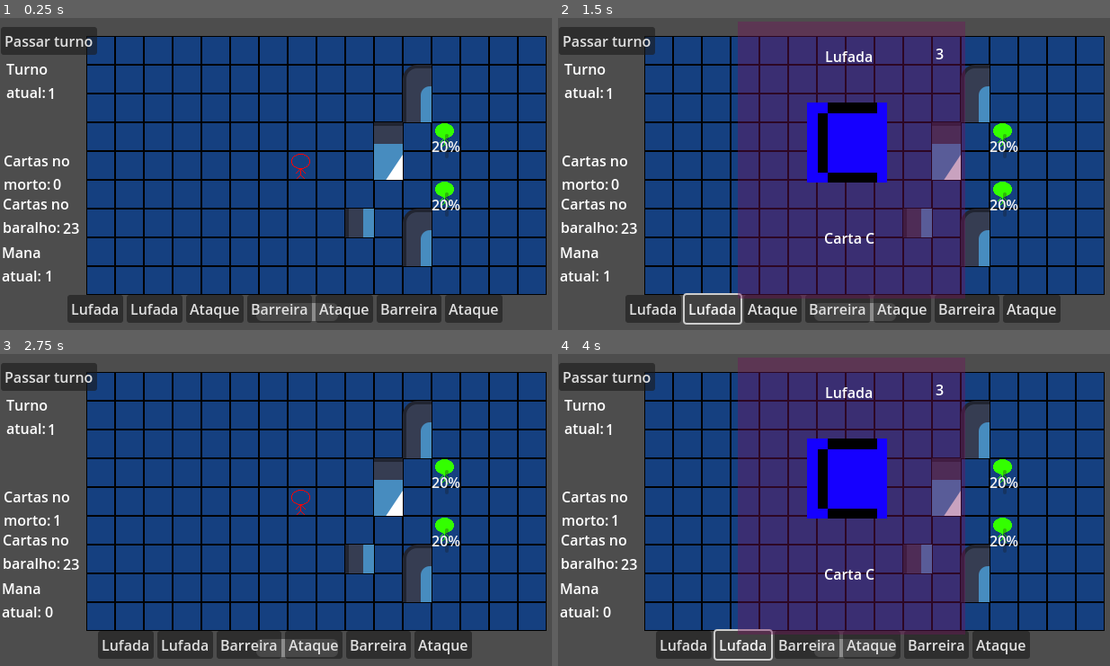
Above: before the commit, frames 1-4 (two rows, left to right).
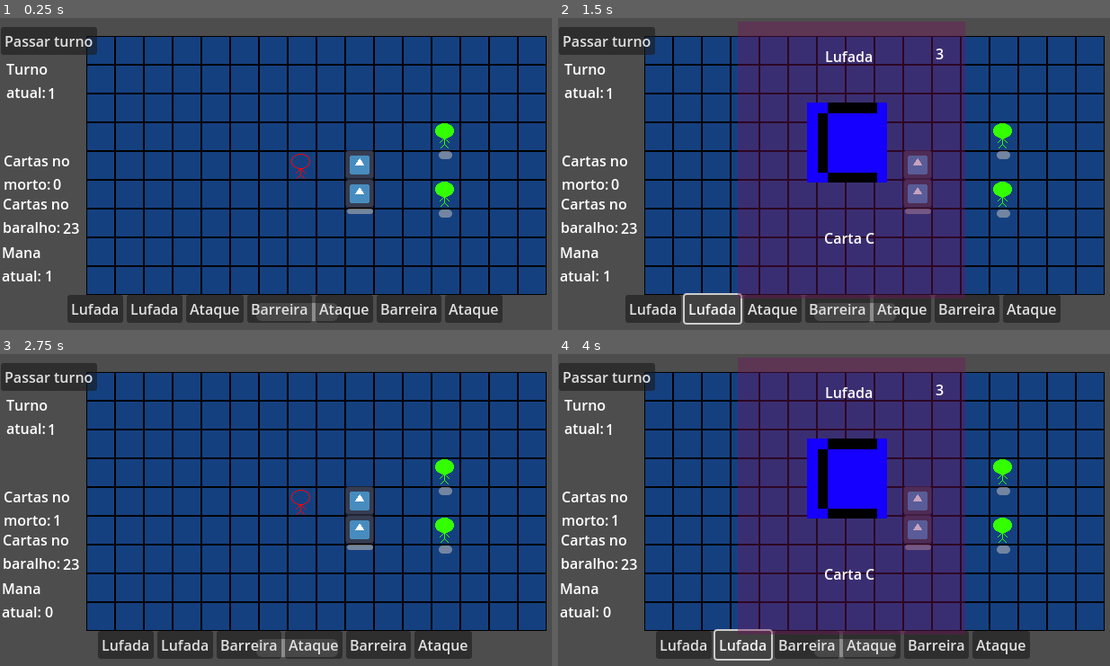
Above: after the commit, the same moments.

Repository: gdp-ufrj/alikia
Game: Godot game, scene res://Scenes/main_game.tscn
Same seed, same stepped clock (60 frames per second), same inputs: the game is played once before the commit and once after it. This scene is started directly instead of the project's main scene. The engine's default icon, where the game draws it, is replaced by a stand-in: a white triangle on a blue panel in a dark square.
Inputs:
- Up to frame 1 (0.25 s): no input
- Up to frame 2 (1.5 s): click "Lufada" at 0.5 s; click "Lufada" at 1.25 s
- Up to frame 3 (2.75 s): click "Ataque" at 2 s
- Up to frame 4 (4 s): click "Lufada" at 2.75 s; click "Lufada" at 3.5 s

The runs differ from the first frame. In frame 1, 4.6% of the frame differs, in the area x 62-84%, y 14-80%; in frame 2, 4.6%; in frame 3, 4.6%; in frame 4, 4.6%.

Commit message:
feat: obstaculos

Diff:
--- a/Resources/Cards/A.tres
+++ b/Resources/Cards/A.tres
@@ -9,4 +9,3 @@
 mana = 1
 name = "Ataque"
 description = "Carta A"
-card_type = 0
--- a/Resources/Cards/B.tres
+++ b/Resources/Cards/B.tres
@@ -9,4 +9,3 @@
 mana = 2
 name = "Barreira"
 description = "Carta B"
-card_type = 1
--- a/Resources/Cards/C.tres
+++ b/Resources/Cards/C.tres
@@ -9,4 +9,3 @@
 mana = 3
 name = "Lufada"
 description = "Carta C"
-card_type = 2
--- a/Scenes/battle.tscn
+++ b/Scenes/battle.tscn
@@ -8,6 +8,7 @@
 [ext_resource type="Script" path="res://Scripts/Battle/grid.gd" id="5_apr0j"]
 [ext_resource type="PackedScene" uid="uid://cbbvbnmd7l68d" path="res://Scenes/enemy.tscn" id="6_ot51i"]
 [ext_resource type="Script" path="res://Scripts/Battle/Enemy/enemies.gd" id="7_fmiyn"]
+[ext_resource type="PackedScene" uid="uid://di6jpi8skxc8h" path="res://Scenes/obstacle.tscn" id="9_gnhac"]
 
 [sub_resource type="TileSetAtlasSource" id="TileSetAtlasSource_ypkjx"]
 texture = ExtResource("1_u3tvo")
@@ -83,7 +84,7 @@
 layer_2/y_sort_enabled = false
 layer_2/y_sort_origin = 0
 layer_2/z_index = 0
-layer_2/tile_data = PackedInt32Array(-131069, 65538, 0, -65533, 65538, 1, 65540, 2, 0, 131076, 2, 1, 65538, 2, 1, -262140, 2, 0, -196604, 2, 1)
+layer_2/tile_data = PackedInt32Array()
 script = ExtResource("5_apr0j")
 
 [node name="PlayerHealthBar" type="ProgressBar" parent="."]
@@ -116,4 +117,7 @@
 [node name="Marker2D2" type="Marker2D" parent="."]
 position = Vector2(271, 77)
 
+[node name="obstacle" parent="." instance=ExtResource("9_gnhac")]
+position = Vector2(64, -1)
+
 [connection signal="move_enemies" from="." to="Enemies" method="_on_battle_move_enemies"]
--- a/Scenes/enemy.tscn
+++ b/Scenes/enemy.tscn
@@ -10,5 +10,10 @@
 texture = ExtResource("1_wx0l2")
 
 [node name="HealthBar" type="ProgressBar" parent="."]
-offset_right = 4.0
-offset_bottom = 27.0
+offset_left = -7.0
+offset_top = 19.0
+offset_right = 8.0
+offset_bottom = 28.0
+max_value = 20.0
+step = 1.0
+show_percentage = false
--- /dev/null
+++ b/Scenes/obstacle.tscn
@@ -0,0 +1,26 @@
+[gd_scene load_steps=3 format=3 uid="uid://di6jpi8skxc8h"]
+
+[ext_resource type="Texture2D" uid="uid://cp7cue2ma2tp6" path="res://Assets/icon.svg" id="1_j2rlt"]
+[ext_resource type="Script" path="res://Scripts/Battle/Obstacle/obstacle.gd" id="1_tamxu"]
+
+[node name="obstacle" type="Node2D"]
+script = ExtResource("1_tamxu")
+
+[node name="Sprite2D" type="Sprite2D" parent="."]
+position = Vector2(16, 16)
+scale = Vector2(0.25, 0.25)
+texture = ExtResource("1_j2rlt")
+
+[node name="Sprite2D2" type="Sprite2D" parent="."]
+position = Vector2(16, -16)
+scale = Vector2(0.25, 0.25)
+texture = ExtResource("1_j2rlt")
+
+[node name="HealthBar" type="ProgressBar" parent="."]
+offset_left = 2.0
+offset_top = 33.0
+offset_right = 31.0
+offset_bottom = 39.0
+max_value = 20.0
+step = 1.0
+show_percentage = false
--- /dev/null
+++ b/Scripts/Battle/Obstacle/obstacle.gd
@@ -0,0 +1,31 @@
+extends Node2D
+
+@onready var tile_map = $"../TileMap"
+@onready var sprite = $Sprite2D
+@onready var sprite2 = $Sprite2D2
+
+var astar_grid: AStarGrid2D
+var current_position: Array[Vector2]
+var hp: int
+
+func _ready():
+	astar_grid = tile_map.astar_grid
+
+	current_position.append(sprite.global_position)
+	current_position.append(sprite2.global_position)
+
+	astar_grid.set_point_solid(tile_map.local_to_map(sprite.global_position), true)
+	astar_grid.set_point_solid(tile_map.local_to_map(sprite2.global_position), true)
+
+	print(current_position)
+	hp = 20
+	update_health_bar()
+
+
+func take_damage(damage):
+	hp = hp - damage
+	update_health_bar()
+
+func update_health_bar():
+	var health_bar = $HealthBar
+	health_bar.value = hp
Not shown: 1 places in Scenes/battle.tscn that only renumber resources
